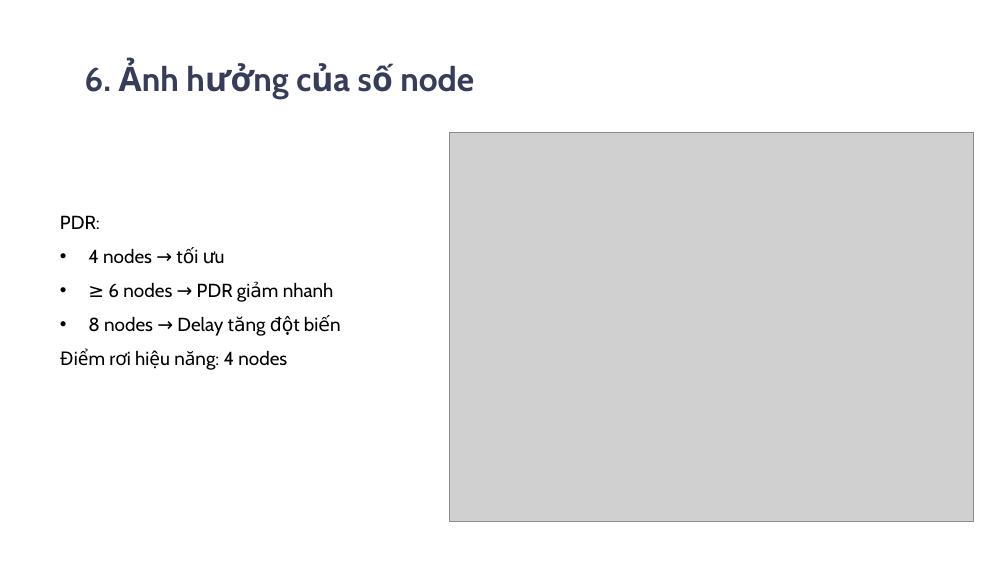
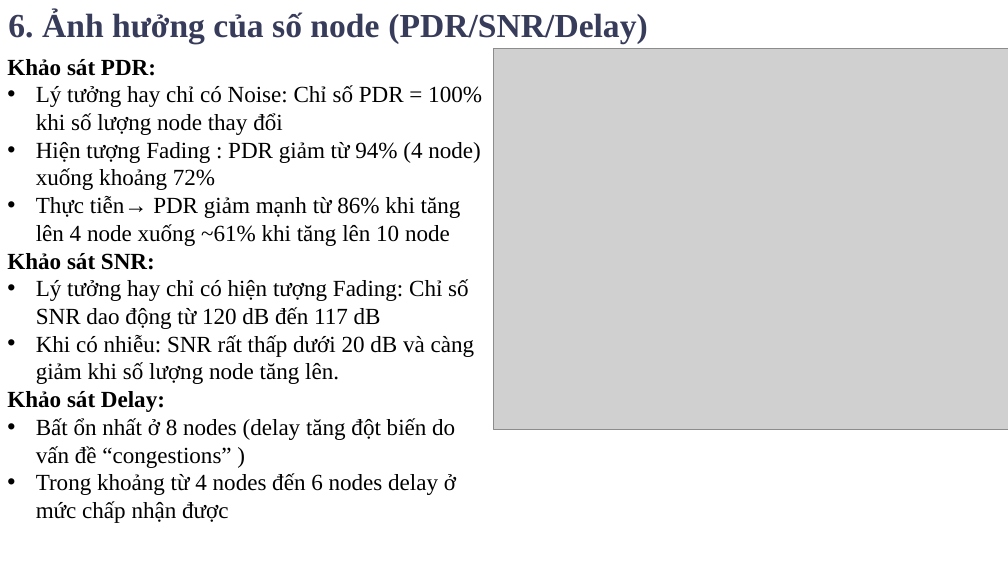
Before and after one commit to thevien257/Smart-Home-NS3-Zigbee, a slide deck: slide 9 of doc/slide/SlideBaoCaoLapTrinhMang.pptx (slide 7 before the commit). Drawn at 1008x567 pixels with LibreOffice and Linux fonts; fonts in the diff are those of the drawing; grey boxes stand for pictures; background and template pictures are left out. Boxes give left, top, right and bottom in pixels: in the first picture for what was removed or moved away, otherwise in the second. Text is boxed around its words. In the diff, an @@ line names an element or a change of style, - is before the commit and + after.

```diff
--- a/doc/slide/SlideBaoCaoLapTrinhMang.pptx
+++ b/doc/slide/SlideBaoCaoLapTrinhMang.pptx
@@ text at [8,10,647,43]: text changed; font Cabin to Times New Roman @@
-6. Ảnh hưởng của số node
+6. Ảnh hưởng của số node (PDR/SNR/Delay)
@@ text at [7,59,482,523]: text changed; size 18 to 22 pt; font Cabin to Times New Roman @@
-PDR:
-• 4 nodes → tối ưu
-• ≥ 6 nodes → PDR giảm nhanh
-• 8 nodes → Delay tăng đột biến
-Điểm rơi hiệu năng: 4 nodes
+Khảo sát PDR:
+• Lý tưởng hay chỉ có Noise: Chỉ số PDR = 100% khi số lượng node thay đổi
+• Hiện tượng Fading : PDR giảm từ 94% (4 node) xuống khoảng 72%
+• Thực tiễn→ PDR giảm mạnh từ 86% khi tăng lên 4 node xuống ~61% khi tăng lên 10 node
+Khảo sát SNR:
+• Lý tưởng hay chỉ có hiện tượng Fading: Chỉ số SNR dao động từ 120 dB đến 117 dB
+• Khi có nhiễu: SNR rất thấp dưới 20 dB và càng giảm khi số lượng node tăng lên.
+Khảo sát Delay:
+• Bất ổn nhất ở 8 nodes (delay tăng đột biến do vấn đề “congestions” )
+• Trong khoảng từ 4 nodes đến 6 nodes delay ở mức chấp nhận được
@@ picture: place and size @@
-picture at [449,132,973,521]
+picture at [494,48,1008,430]
```
Also in this commit, not shown: 8 other slides changed, 3 slides added, 1 slide removed.
